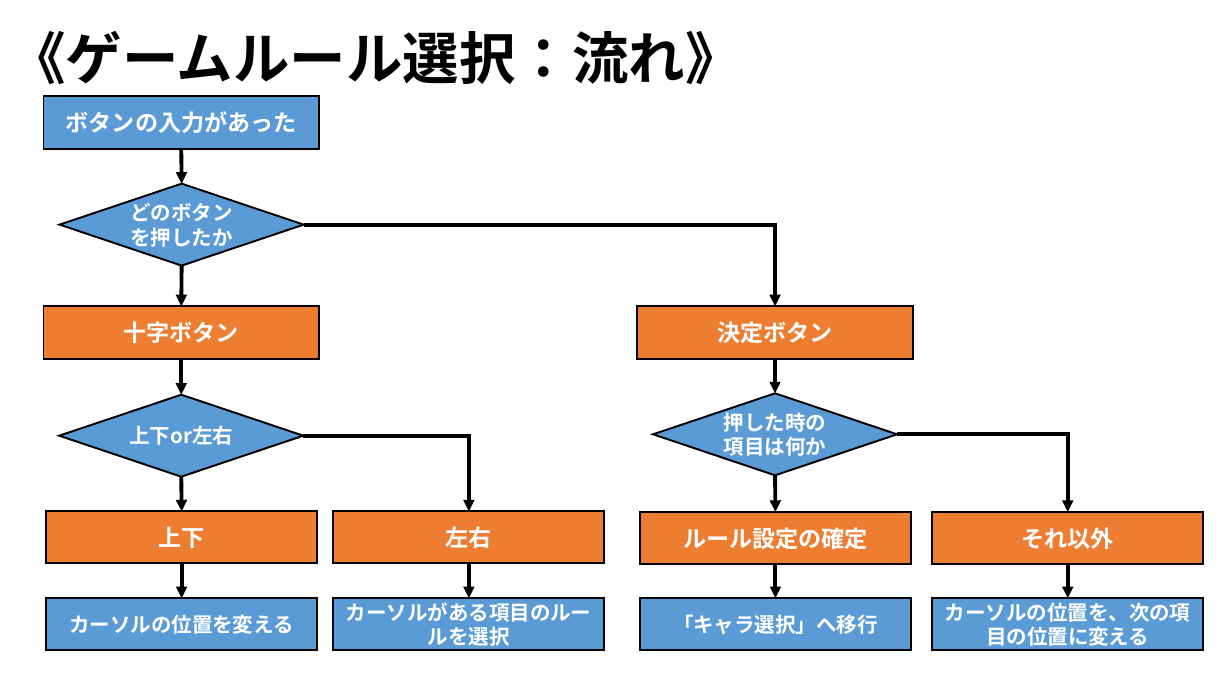
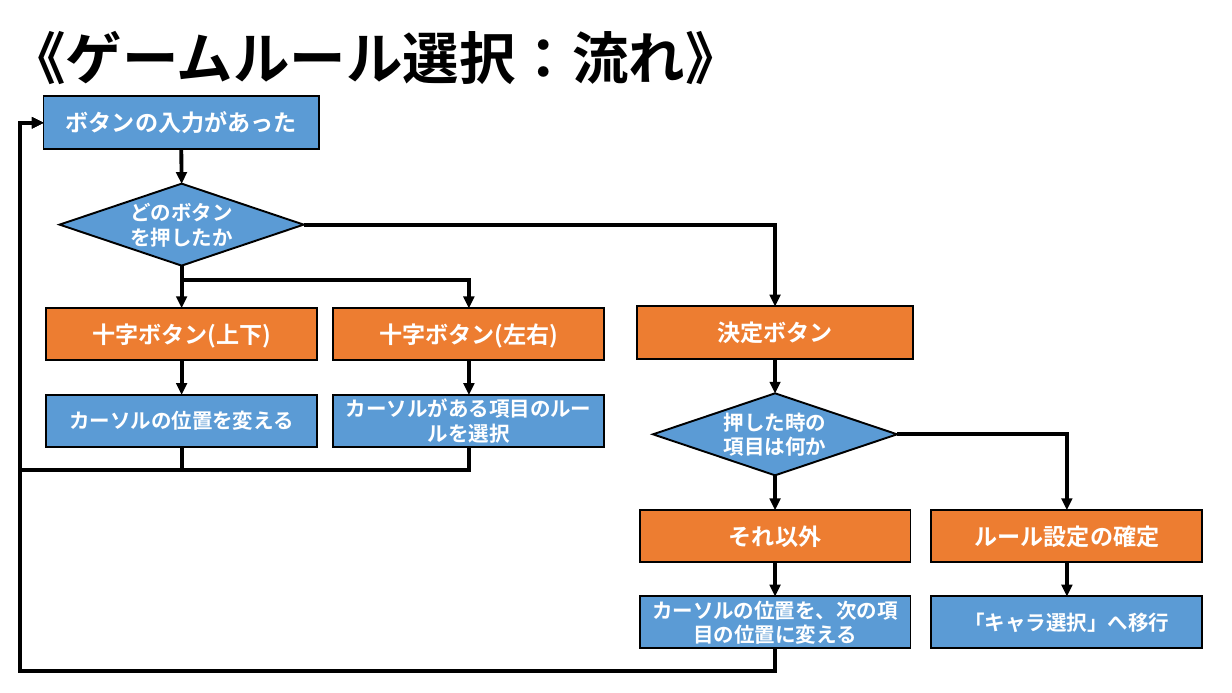
Before and after one commit to ARITA-MEIGEN/C-Team001, a slide deck: slide 12 of data/GS3_チーム2_仕様書.pptx. Drawn at 1232x693 pixels with LibreOffice and Linux fonts; fonts in the diff are those of the drawing; background and template pictures are left out. Boxes give left, top, right and bottom in pixels: in the first picture for what was removed or moved away, otherwise in the second. Text is boxed around its words. In the diff, an @@ line names an element or a change of style, - is before the commit and + after.

```diff
--- a/data/GS3_チーム2_仕様書.pptx
+++ b/data/GS3_チーム2_仕様書.pptx
@@ elbow arrow added from (182, 446) to (43, 123), #000000 3 pt @@
@@ elbow arrow added from (469, 447) to (43, 123), #000000 3 pt @@
@@ elbow arrow added from (775, 649) to (43, 123), #000000 3 pt @@
@@ elbow arrow moved from (303, 436) - (469, 511) to (181, 280) - (469, 308) @@
@@ text in rectangle at box(92, 323, 271, 348): text changed @@
-十字ボタン
+十字ボタン(上下)
@@ 3 rectangles, 2 arrows: place and size @@
-3 rectangles, 2 arrows at box(46, 511, 604, 650)
+3 rectangles, 2 arrows at box(46, 308, 604, 446)
@@ text in rectangle at box(379, 323, 558, 348): text changed @@
-左右
+十字ボタン(左右)
@@ diamond removed at box(59, 395, 303, 477) @@
-上下or左右
@@ elbow arrow (897, 434) - (1067, 510): route changed @@
@@ arrow removed from (181, 477) to (182, 511) @@
@@ rectangle removed at box(46, 511, 317, 563) @@
-上下
@@ 2 rectangles, 1 arrow: place and size @@
-2 rectangles, 1 arrow at box(933, 512, 1203, 650)
+2 rectangles, 1 arrow at box(640, 510, 910, 648)
@@ 2 rectangles, 1 arrow: place and size @@
-2 rectangles, 1 arrow at box(640, 512, 911, 650)
+2 rectangles, 1 arrow at box(932, 510, 1202, 648)
```
Also in this commit, not shown: 14 other slides changed.
